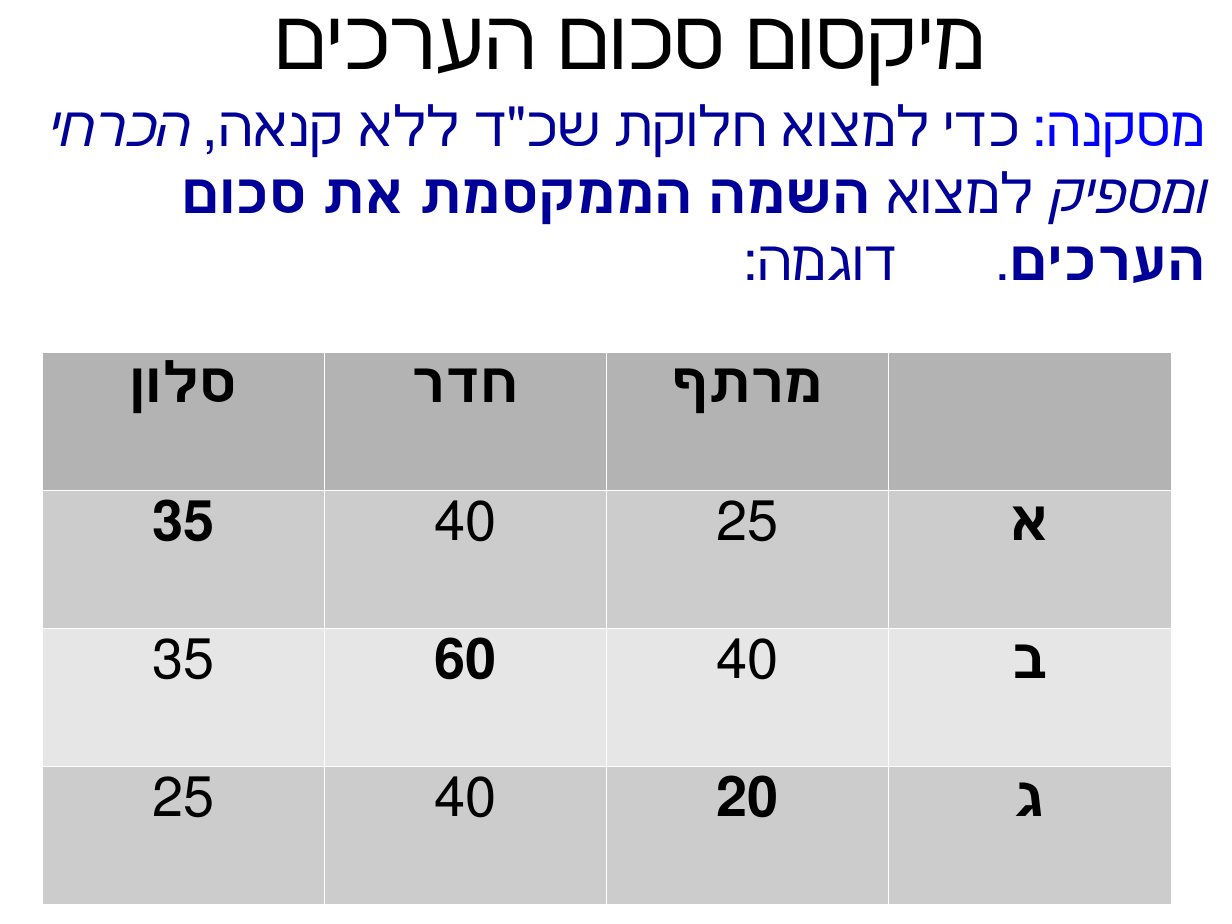
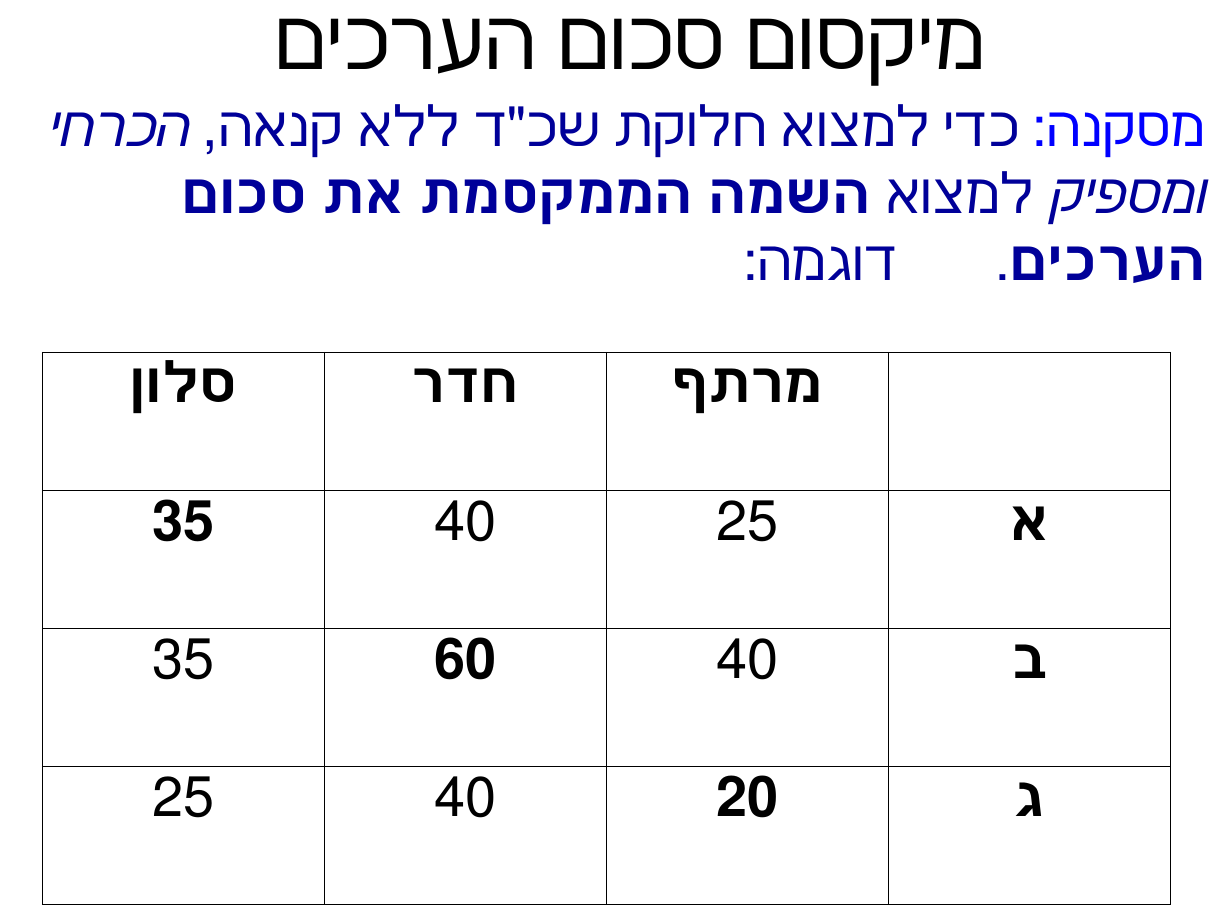
Before and after one commit to erelsgl-at-ariel/algorithms-5781, a slide deck: slide 18 of 03-rental-harmony/slides.odp (slide 17 before the commit). Drawn at 1232x924 pixels with LibreOffice and Linux fonts; fonts in the diff are those of the drawing. Boxes give left, top, right and bottom in pixels: in the first picture for what was removed or moved away, otherwise in the second. Text is boxed around its words. In the diff, an @@ line names an element or a change of style, - is before the commit and + after.

```diff
--- a/03-rental-harmony/slides.odp
+++ b/03-rental-harmony/slides.odp
@@ table at box(42, 352, 1171, 904) @@
@@ fill #B3B3B3 to none in 3 cells @@
@@ fill #CCCCCC to none in 8 cells @@
@@ fill #E6E6E6 to none in row 3 @@
@@ borders changed @@
```
Also in this commit, not shown: 9 other slides changed, 1 slide added, 8 slides removed, 2 other files.
